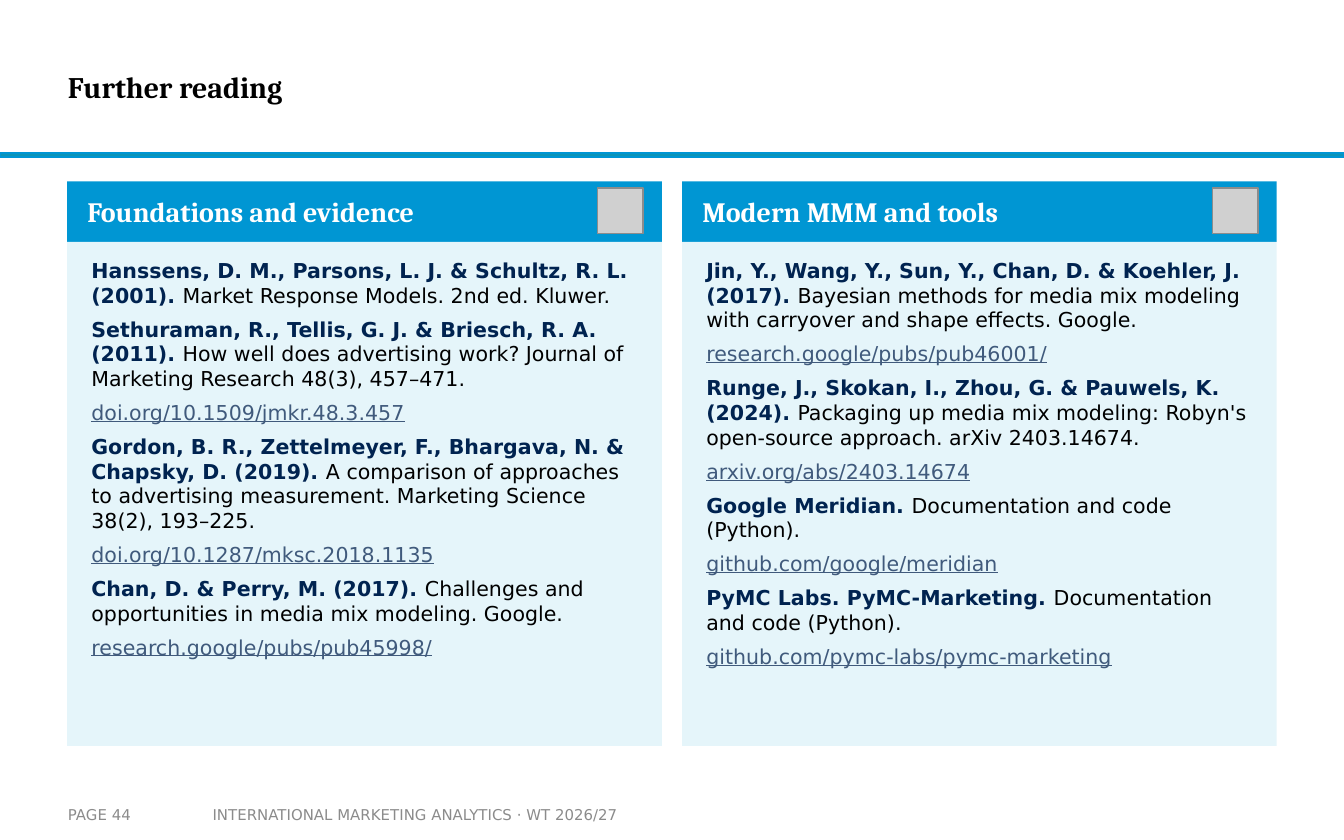
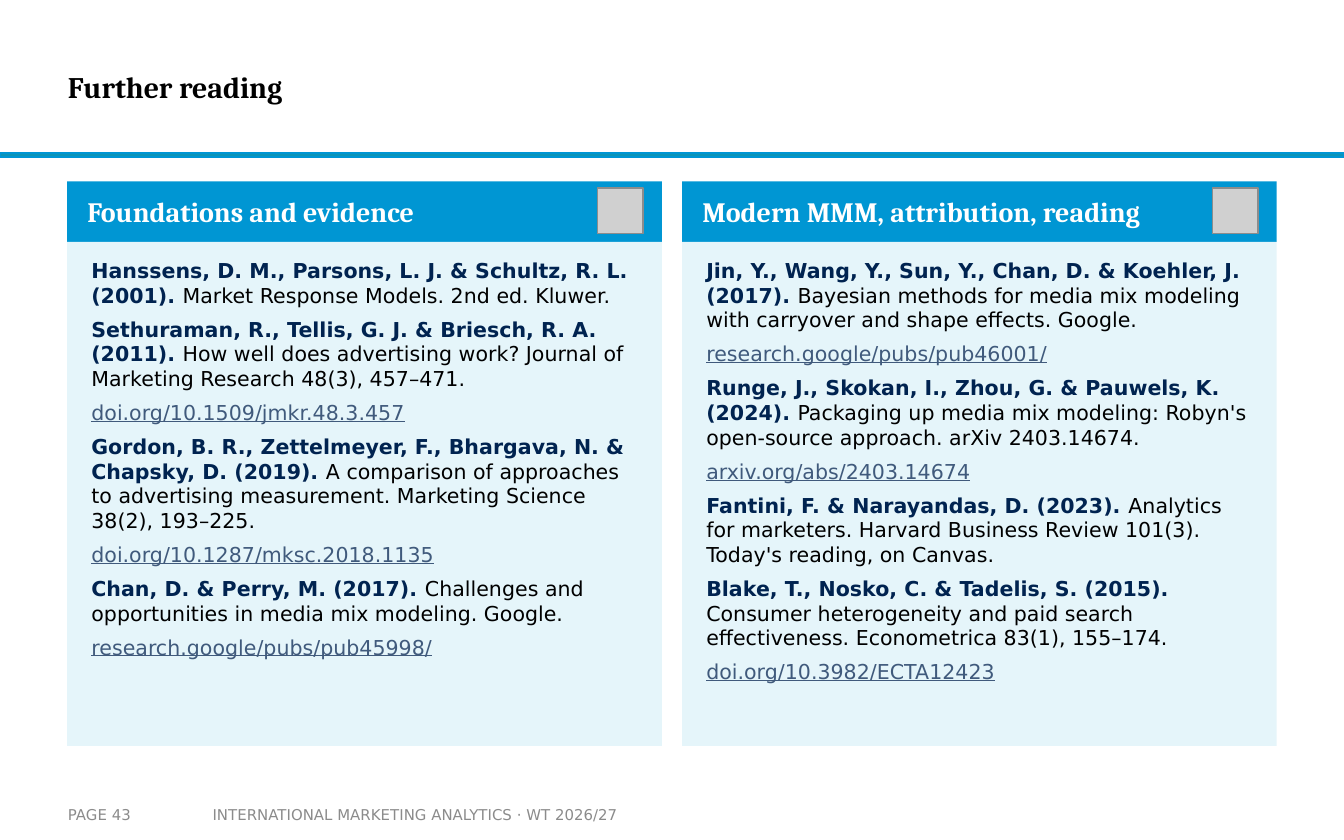
Before and after one commit to arnefloh-wu/International-Marketing-Analytics, a slide deck: slide 43 of slides/02a_intro-to-mmm_WT26-27.pptx (slide 44 before the commit). Drawn at 1344x840 pixels with LibreOffice and Linux fonts; fonts in the diff are those of the drawing; grey boxes stand for pictures; background and template pictures are left out. Boxes give left, top, right and bottom in pixels: in the first picture for what was removed or moved away, otherwise in the second. Text is boxed around its words. In the diff, an @@ line names an element or a change of style, - is before the commit and + after.

```diff
--- a/slides/02a_intro-to-mmm_WT26-27.pptx
+++ b/slides/02a_intro-to-mmm_WT26-27.pptx
@@ text at [702, 202, 1140, 228]: text changed @@
-Modern MMM and tools
+Modern MMM, attribution, reading
@@ text at [706, 497, 1221, 684]: text changed; text colour #405A7C to #000000 @@
-Google Meridian. Documentation and code (Python).
-github.com/google/meridian
-PyMC Labs. PyMC-Marketing. Documentation and code (Python).
-github.com/pymc-labs/pymc-marketing
+Fantini, F. & Narayandas, D. (2023). Analytics for marketers. Harvard Business Review 101(3). Today's reading, on Canvas.
+Blake, T., Nosko, C. & Tadelis, S. (2015). Consumer heterogeneity and paid search effectiveness. Econometrica 83(1), 155–174.
+doi.org/10.3982/ECTA12423
@@ page number at [68, 809, 131, 820]: text changed @@
-PAGE 44
+PAGE 43
```
Also in this commit, not shown: 22 other slides changed, 1 slide removed, 3 other files.
